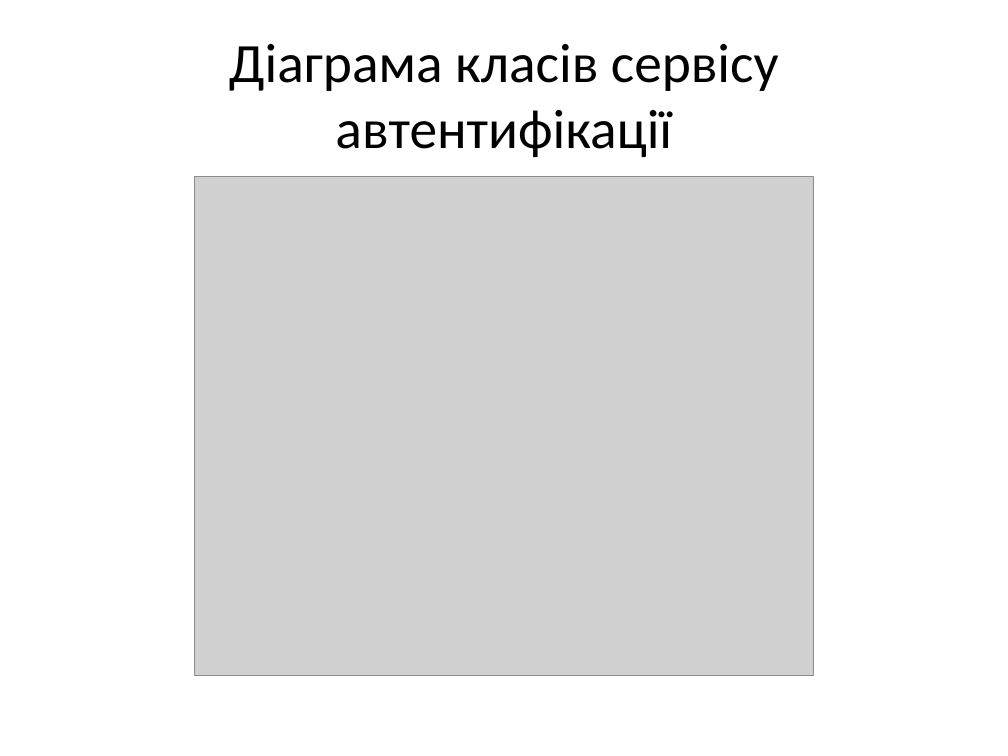
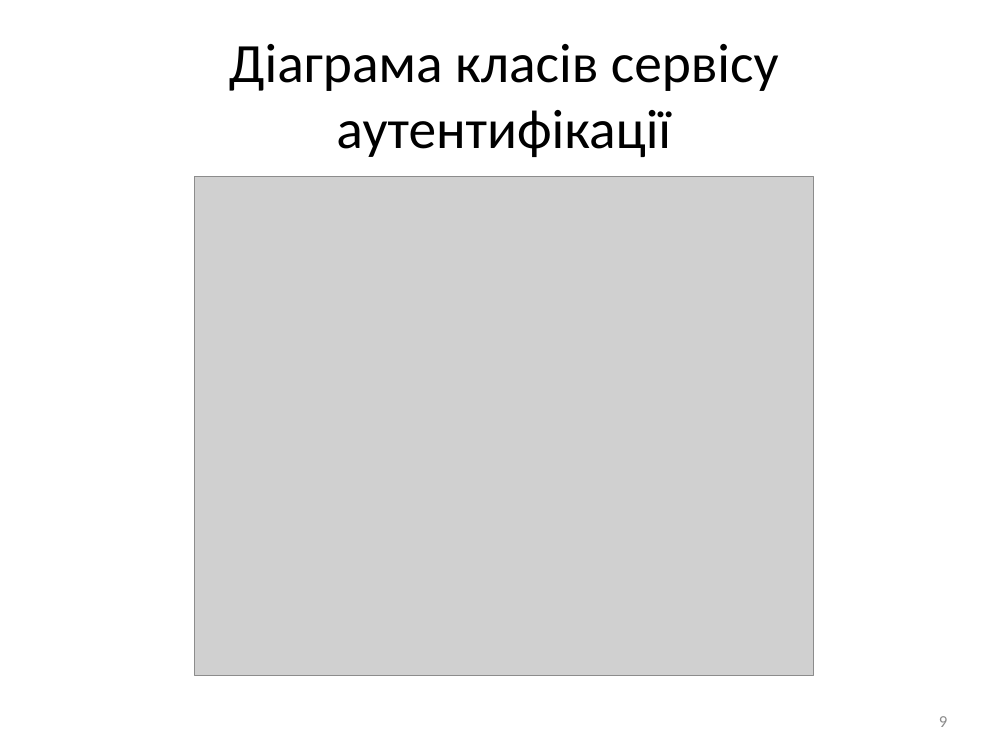
Before and after one commit to 6-pz-train/files, a slide deck: slide 9 of docs/anatoliy/Презентация.pptx. Drawn at 1008x756 pixels with LibreOffice and Linux fonts; fonts in the diff are those of the drawing; grey boxes stand for pictures. Boxes give left, top, right and bottom in pixels: in the first picture for what was removed or moved away, otherwise in the second. Text is boxed around its words. In the diff, an @@ line names an element or a change of style, - is before the commit and + after.

```diff
--- a/docs/anatoliy/Презентация.pptx
+++ b/docs/anatoliy/Презентация.pptx
@@ title at <box>229,44,779,157</box>: text changed @@
-Діаграма класів сервісу автентифікації
+Діаграма класів сервісу аутентифікації
@@ page number added at <box>939,716,947,727</box>, 12 pt, text #8C8C8C @@
+9
```
Also in this commit, not shown: 10 other slides changed, 1 slide added.
